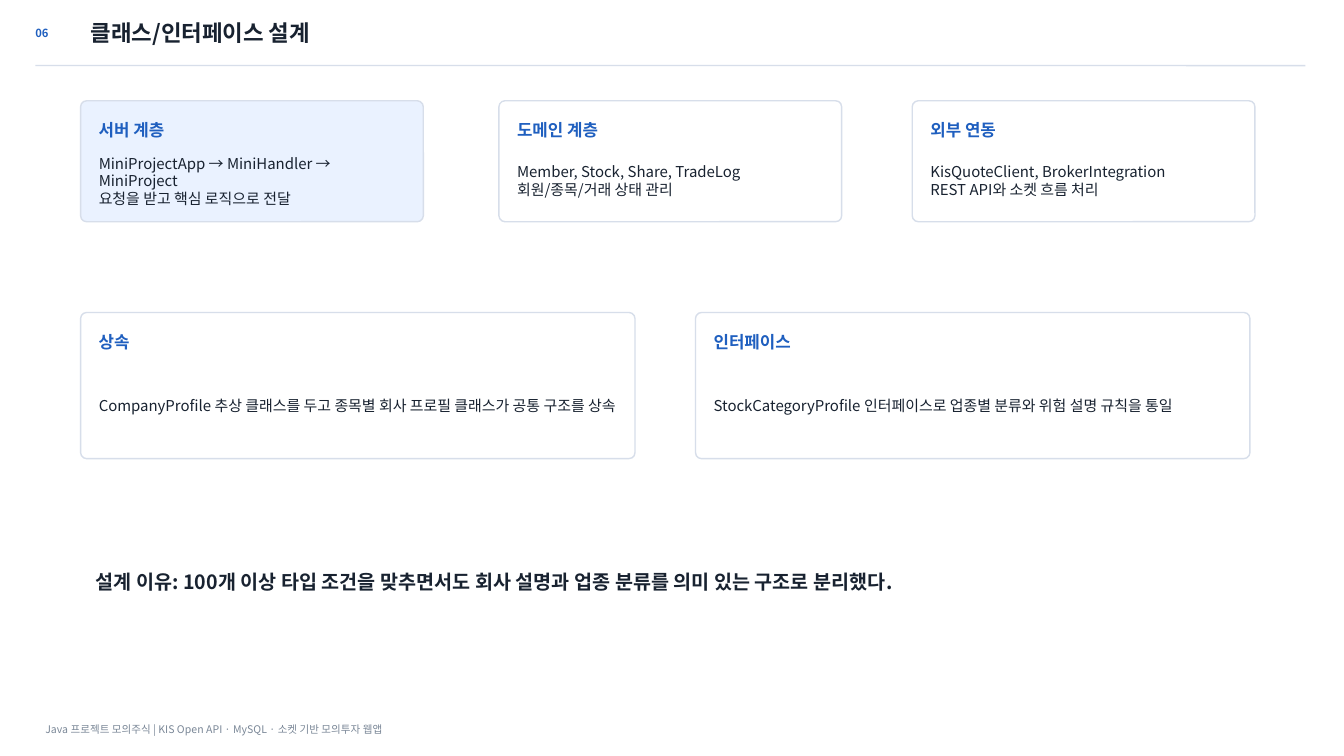
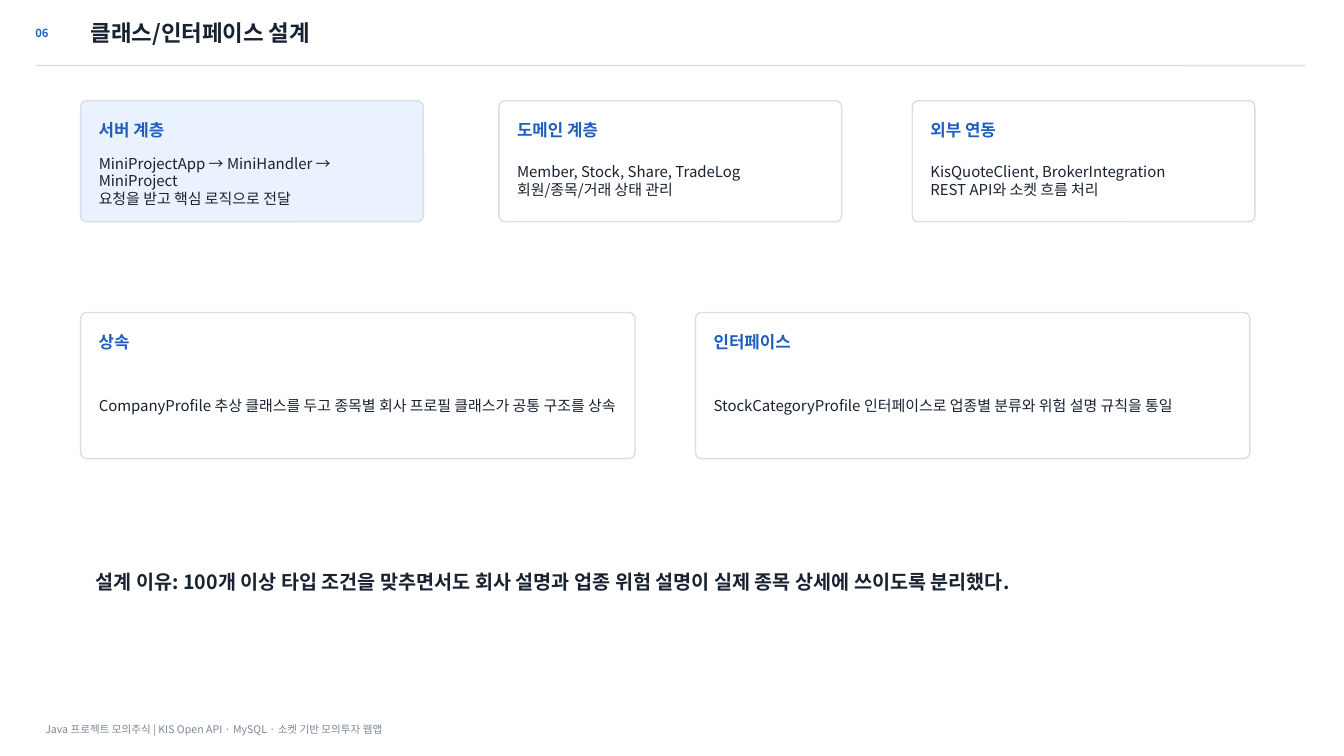
Before and after one commit to osangmin51-spec/javaproject, a slide deck: slide 6 of deliverables/Java_모의주식투자_발표자료_최종정합본.pptx. Drawn at 1344x756 pixels with LibreOffice and Linux fonts; fonts in the diff are those of the drawing. Boxes give left, top, right and bottom in pixels: in the first picture for what was removed or moved away, otherwise in the second. Text is boxed around its words. In the diff, an @@ line names an element or a change of style, - is before the commit and + after.

```diff
--- a/deliverables/Java_모의주식투자_발표자료_최종정합본.pptx
+++ b/deliverables/Java_모의주식투자_발표자료_최종정합본.pptx
@@ text at (96, 572, 1011, 591): text changed @@
-설계 이유: 100개 이상 타입 조건을 맞추면서도 회사 설명과 업종 분류를 의미 있는 구조로 분리했다.
+설계 이유: 100개 이상 타입 조건을 맞추면서도 회사 설명과 업종 위험 설명이 실제 종목 상세에 쓰이도록 분리했다.
```
Also in this commit, not shown: 5 other slides changed, 9 other files.
